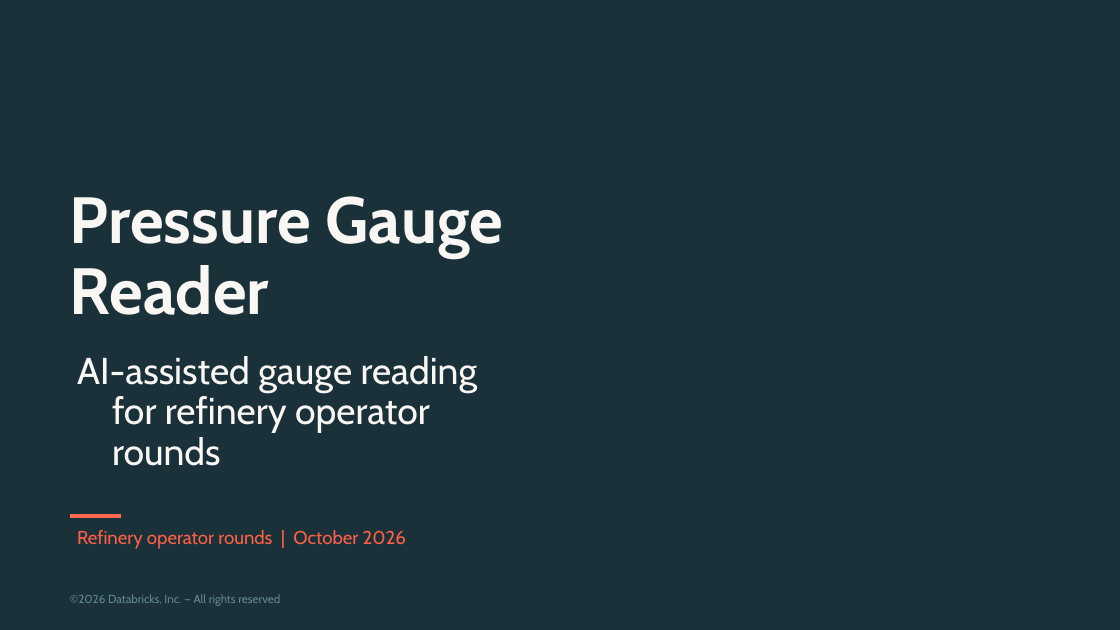
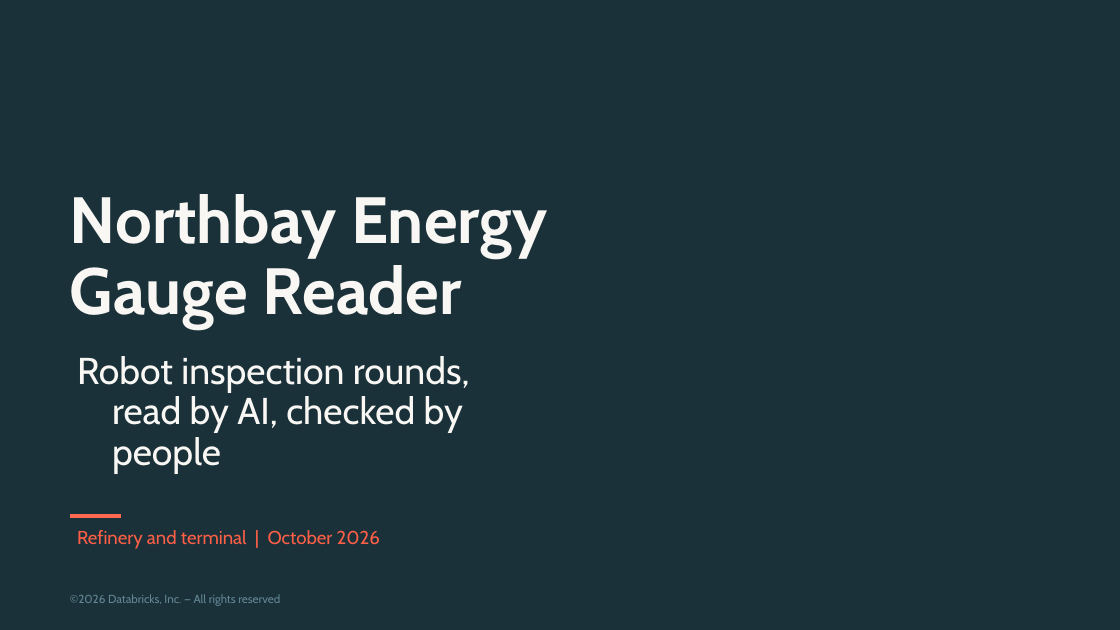
Before and after one commit to admitrewski/pressure-gauge-reader, a slide deck: slide 1 of deck/pressure-gauge-reader.pptx. Drawn at 1120x630 pixels with LibreOffice and Linux fonts; fonts in the diff are those of the drawing; background and template pictures are left out. Boxes give left, top, right and bottom in pixels: in the first picture for what was removed or moved away, otherwise in the second. Text is boxed around its words. In the diff, an @@ line names an element or a change of style, - is before the commit and + after.

Commit message:
Deck: business context (problem, operator patterns, why now) and measured KPIs
Adds three slides before the solution: why Northbay needs this (analog gauges,
photos are not readings, cost of late readings; ETH Zurich ICRA 2024, Siemens
2024), what we hear from energy operators (anonymised patterns -> answers) and
why now. Outcome cards now use measured build numbers; demo adds the AI model
& usage step; Northbay Energy branding throughout.

```diff
--- a/deck/pressure-gauge-reader.pptx
+++ b/deck/pressure-gauge-reader.pptx
@@ title at (x1=70, y1=194, x2=547, y2=328): text changed @@
-Pressure Gauge Reader
+Northbay Energy Gauge Reader
@@ subtitle at (x1=77, y1=356, x2=470, y2=473): text changed @@
-AI-assisted gauge reading for refinery operator rounds
+Robot inspection rounds, read by AI, checked by people
@@ subtitle at (x1=77, y1=530, x2=380, y2=549): text changed @@
-Refinery operator rounds | October 2026
+Refinery and terminal | October 2026
```
Also in this commit, not shown: 5 other slides changed, 3 slides added, 2 other files.
